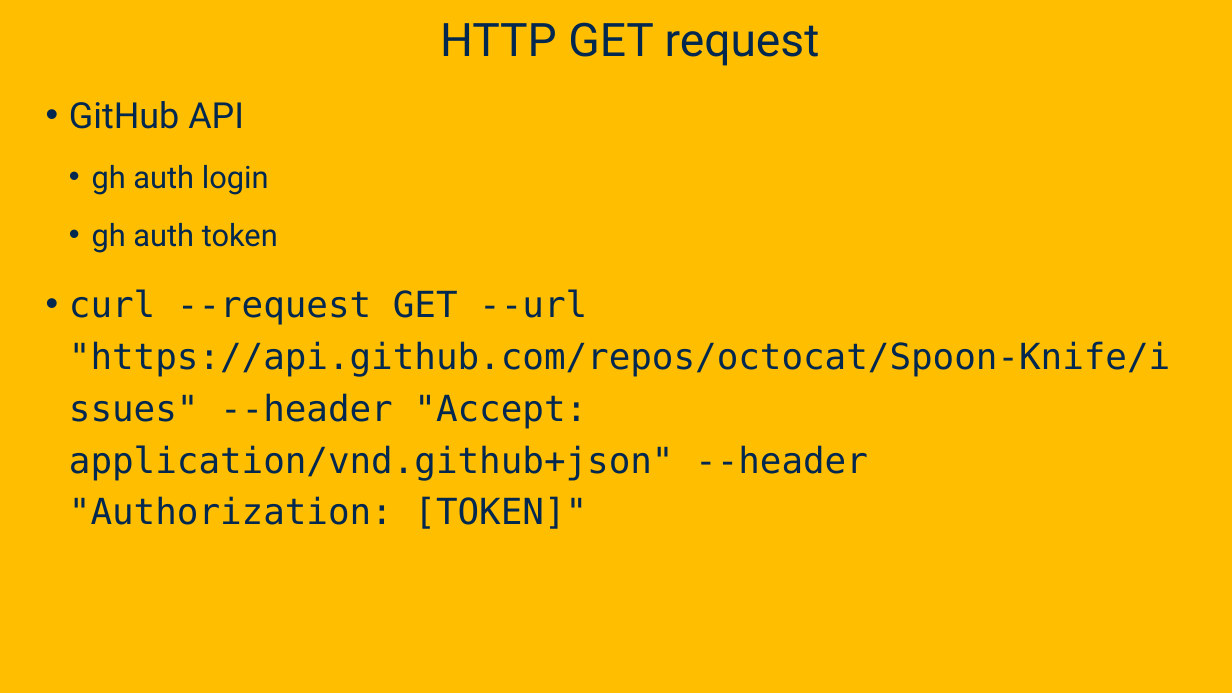
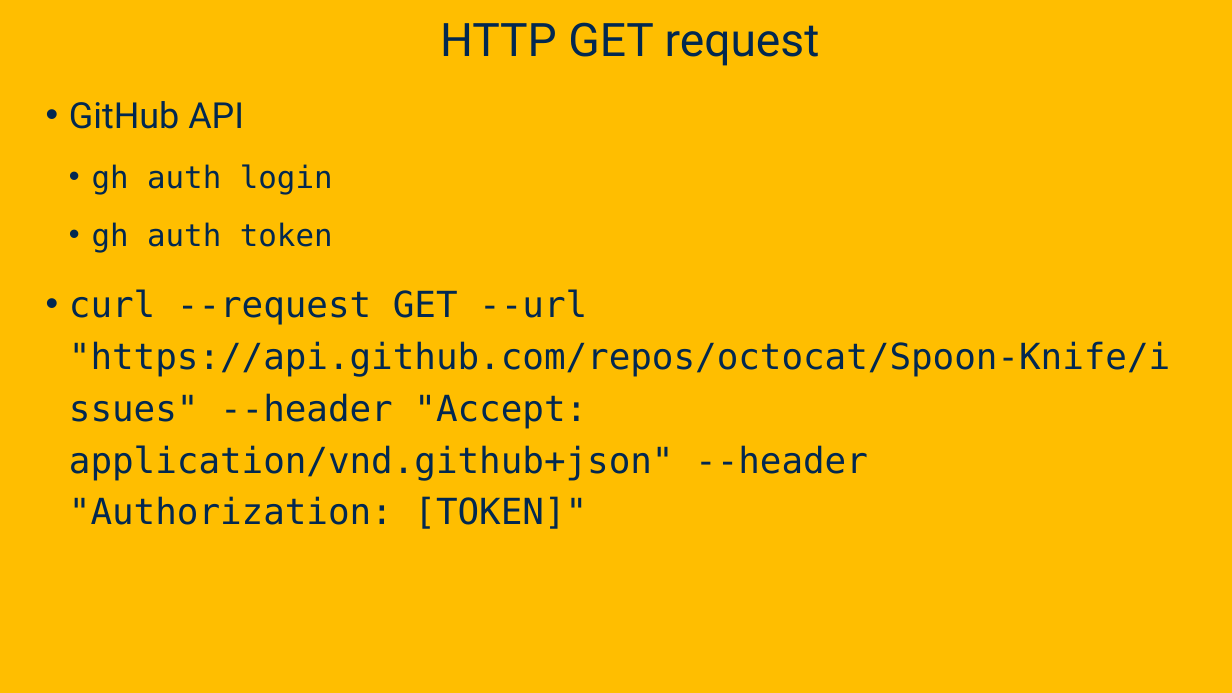
Before and after one commit to davsec-teaching/ecs160-f25, a slide deck: slide 22 of slides/3_networking_fundamentals.pptx. Drawn at 1232x693 pixels with LibreOffice and Linux fonts; fonts in the diff are those of the drawing; background and template pictures are left out. Boxes give left, top, right and bottom in pixels: in the first picture for what was removed or moved away, otherwise in the second. Text is boxed around its words. In the diff, an @@ line names an element or a change of style, - is before the commit and + after.

```diff
--- a/slides/3_networking_fundamentals.pptx
+++ b/slides/3_networking_fundamentals.pptx
@@ text at (x1=92, y1=164, x2=333, y2=253): font Roboto to DejaVu Sans Mono in "gh auth login", "gh auth token" @@
```
Also in this commit, not shown: 3 other files.
